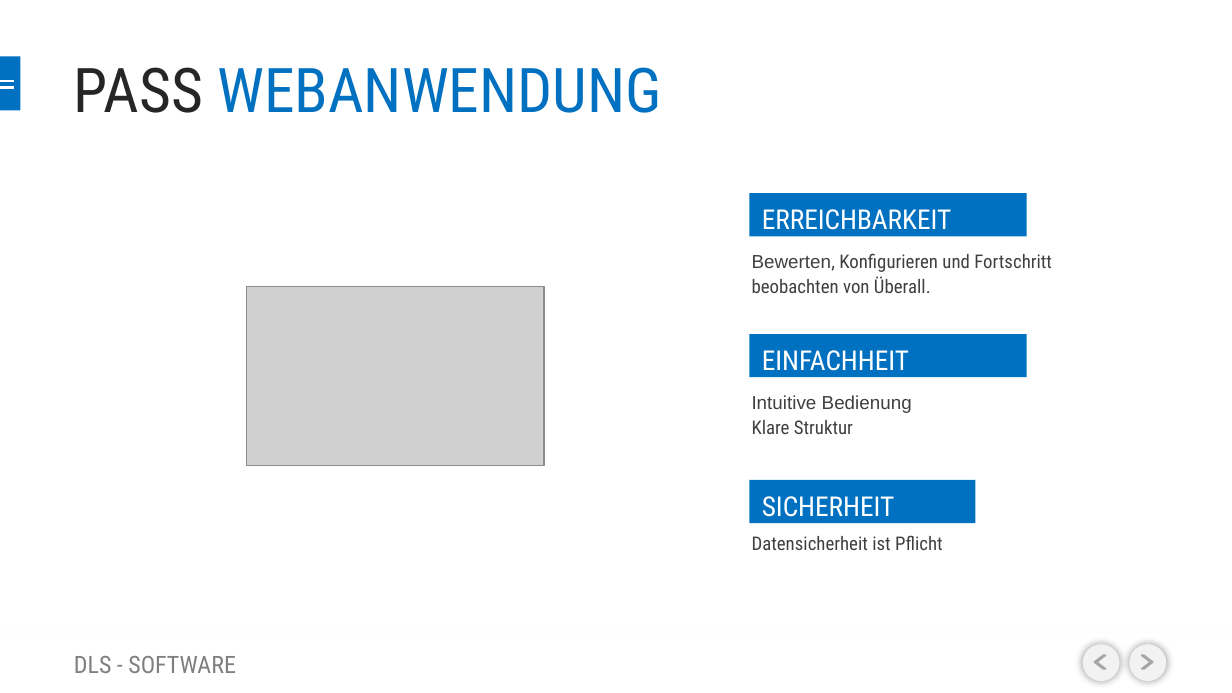
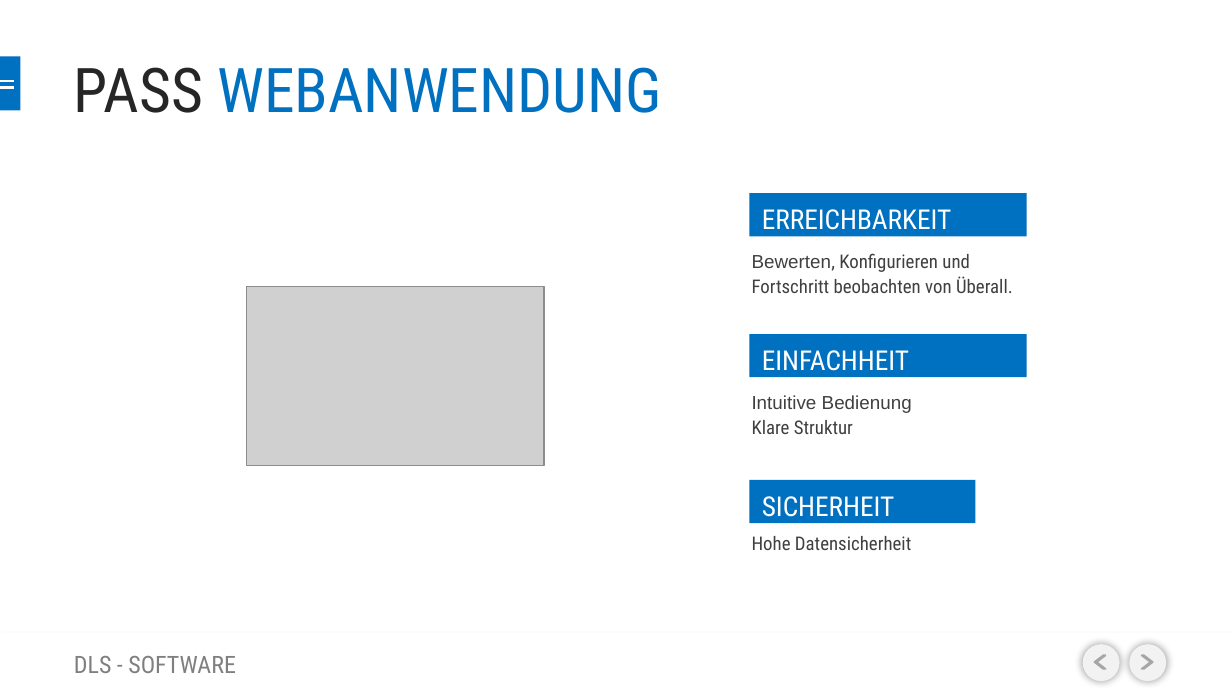
Before and after one commit to therealstan/DHBW_SE, a slide deck: slide 5 of swe_presi.pptx. Drawn at 1232x693 pixels with LibreOffice and Linux fonts; fonts in the diff are those of the drawing; grey boxes stand for pictures; background and template pictures are left out. Boxes give left, top, right and bottom in pixels: in the first picture for what was removed or moved away, otherwise in the second. Text is boxed around its words. In the diff, an @@ line names an element or a change of style, - is before the commit and + after.

```diff
--- a/swe_presi.pptx
+++ b/swe_presi.pptx
@@ text "Bewerten, Konfigurieren und Fortschritt beobachten ..." rewrapped from <box>752,253,1052,293</box> to <box>752,253,1013,293</box> @@
@@ text at <box>752,536,911,550</box>: text changed @@
-Datensicherheit ist Pflicht
+Hohe Datensicherheit
```
Also in this commit, not shown: 4 other slides changed.
